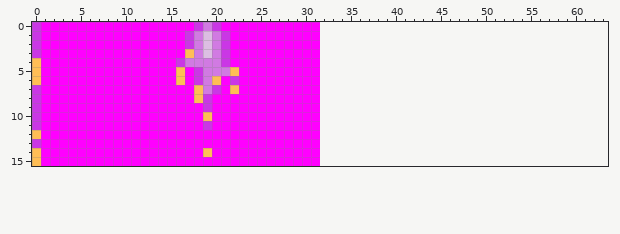
Two versions of one pixel-art sprite, com.CH.Iris/res/entity/shoot.png. This is how it looked before the edit.
The file is 32x16 pixels. The old version is drawn lined up with the new one, on the new canvas.
The result:
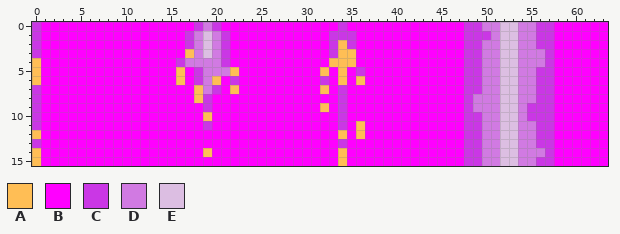
Palette (. is transparent): A #ffbe55  B #ff00ff  C #ca37e5  D #d17ae2  E #dcbee2
The exact change:
canvas 32x16 -> 64x16
y 0: x 32..63 ................................ -> BBCBBBBBBBBBBBBBCCDDEEDDCCBBBBBB
y 1: x 32..63 ................................ -> BCCCBBBBBBBBBBBBCCCDEEDDCCBBBBBB
y 2: x 32..63 ................................ -> BCACBBBBBBBBBBBBCCDDEEDDCCBBBBBB
y 3: x 32..63 ................................ -> BCAABBBBBBBBBBBBCCDDEEDDDCBBBBBB
y 4: x 32..63 ................................ -> BAAABBBBBBBBBBBBCCDDEEDDDCBBBBBB
y 5: x 32..63 ................................ -> ABABCBBBBBBBBBBBCCDDEEDDCCBBBBBB
y 6: x 32..63 ................................ -> CBABABBBBBBBBBBBCCDDEEDDCCBBBBBB
y 7: x 32..63 ................................ -> ABCBBBBBBBBBBBBBCCDDEEDDCCBBBBBB
y 8: x 32..63 ................................ -> BBCBBBBBBBBBBBBBCDDDEEDDCCBBBBBB
y 9: x 32..63 ................................ -> ABCBBBBBBBBBBBBBCDDDEEDCCCBBBBBB
y 10: x 32..63 ................................ -> BBCBBBBBBBBBBBBBCCDDEEDCCCBBBBBB
y 11: x 32..63 ................................ -> BBCBABBBBBBBBBBBCCDDEEDDCCBBBBBB
y 12: x 32..63 ................................ -> BBABABBBBBBBBBBBCCDDEEDDCCBBBBBB
y 13: x 32..63 ................................ -> BBCBBBBBBBBBBBBBCCDDEEDDCCBBBBBB
y 14: x 32..63 ................................ -> BBABBBBBBBBBBBBBCCDDEEDDDCBBBBBB
y 15: x 32..63 ................................ -> BBABBBBBBBBBBBBBCCDDEEDDCCBBBBBB
